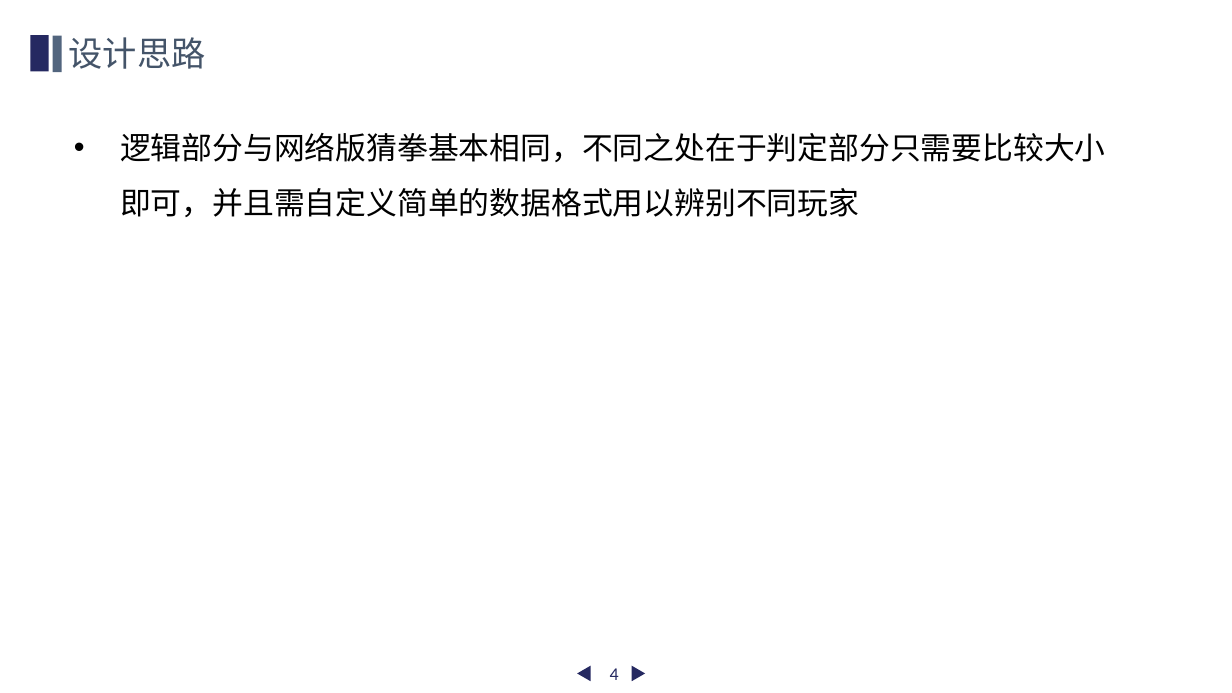
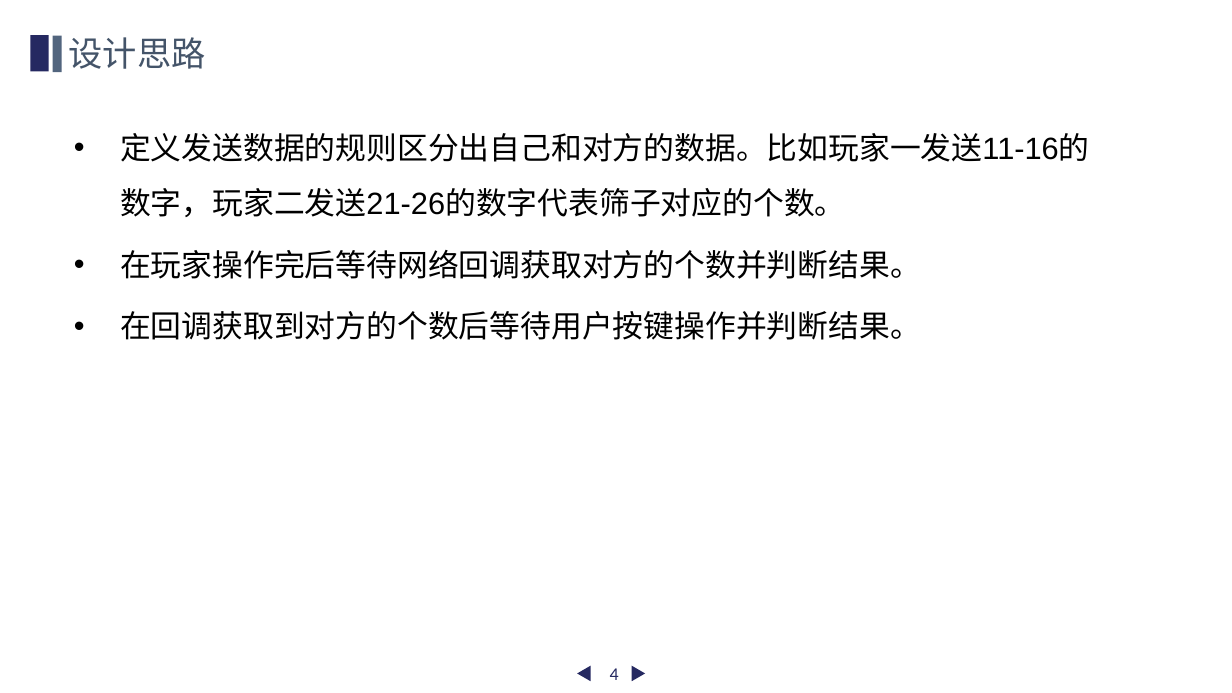
Before and after one commit to yangzl2014/Study-Python, a slide deck: slide 4 of Skids/随机数网络版/骰子（网络版）.pptx. Drawn at 1232x693 pixels with LibreOffice and Linux fonts; fonts in the diff are those of the drawing; background and template pictures are left out. Boxes give left, top, right and bottom in pixels: in the first picture for what was removed or moved away, otherwise in the second. Text is boxed around its words. In the diff, an @@ line names an element or a change of style, - is before the commit and + after.

```diff
--- a/Skids/随机数网络版/骰子（网络版）.pptx
+++ b/Skids/随机数网络版/骰子（网络版）.pptx
@@ text at (x1=120, y1=133, x2=1090, y2=340): text changed @@
-• 逻辑部分与网络版猜拳基本相同，不同之处在于判定部分只需要比较大小即可，并且需自定义简单的数据格式用以辨别不同玩家
+• 定义发送数据的规则区分出自己和对方的数据。比如玩家一发送11-16的数字，玩家二发送21-26的数字代表筛子对应的个数。
+• 在玩家操作完后等待网络回调获取对方的个数并判断结果。
+• 在回调获取到对方的个数后等待用户按键操作并判断结果。
```
Also in this commit, not shown: 1 other slide changed.
